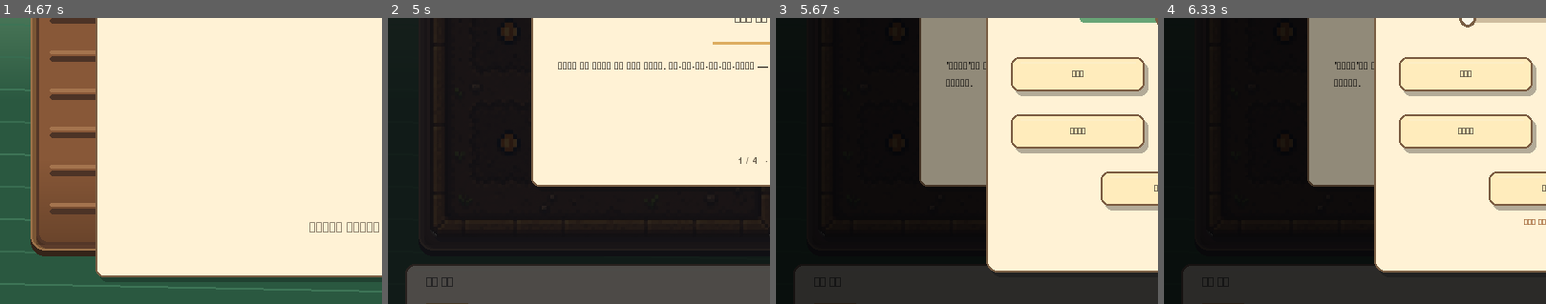
Above: before the commit, frames 1-4 (left to right).
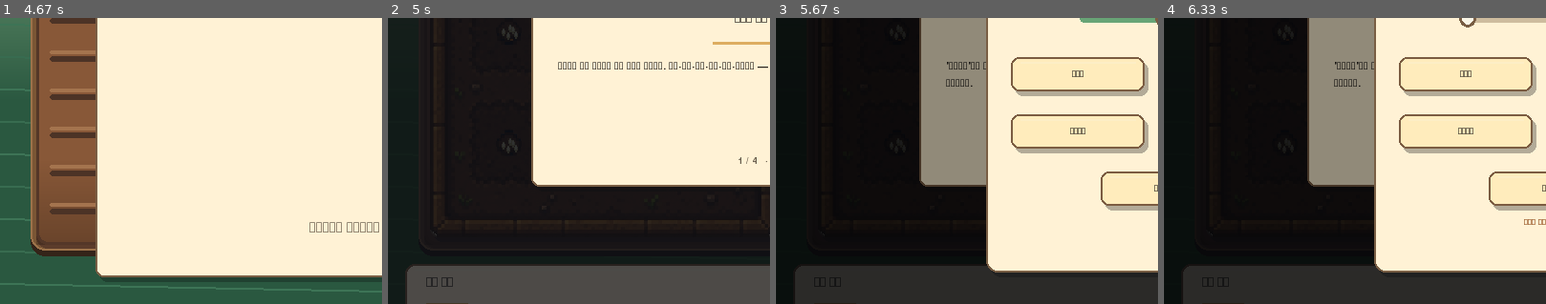
Above: after the commit, the same moments.

Repository: minulx-10/DreamFarm
Game: pygame game, started from main.py
Two runs of this game, one before a commit and one after it. Both use one fixed random seed, a clock stepped at 60 frames per second and the inputs below.
Inputs (mouse positions are % of the whole screen's width and height, from its top left):
- Up to frame 1 (4.67 s): click (50, 43) at 0.38 s; press the mouse at (95, 7) at 0.7 s; move the mouse to (66, 32) at 0.8 s; release the mouse at (37, 57) at 0.93 s; press the mouse at (60, 58) at 1.03 s; move the mouse to (65, 54) at 1.13 s; release the mouse at (70, 51) at 1.27 s; press the mouse at (50, 68) at 1.37 s; move the mouse to (66, 42) at 1.47 s; release the mouse at (82, 16) at 1.6 s; press the mouse at (38, 44) at 1.7 s; move the mouse to (27, 58) at 1.8 s; release the mouse at (16, 72) at 1.93 s; press the mouse at (82, 44) at 2.03 s; move the mouse to (47, 61) at 2.13 s; release the mouse at (12, 78) at 2.27 s; click (50, 87) at 2.38 s; click (40, 59) at 2.72 s; type "ann" at 3 s; tap Enter at 3.33 s; click (66, 32) at 3.55 s; click (59, 18) at 3.88 s; click (55, 22) at 4.22 s; click (48, 39) at 4.55 s
- Up to frame 2 (5 s): click (54, 68) at 4.88 s
- Up to frame 3 (5.67 s): click (44, 72) at 5.22 s; press the mouse at (95, 7) at 5.53 s; move the mouse to (65, 13) at 5.63 s
- Up to frame 4 (6.33 s): release the mouse at (36, 19) at 5.77 s; press the mouse at (40, 58) at 5.87 s; move the mouse to (39, 70) at 5.97 s; release the mouse at (38, 83) at 6.1 s; press the mouse at (50, 38) at 6.2 s; move the mouse to (39, 30) at 6.3 s
The pictures show only the part of the screen within x 0-50%, y 38-88%; the shares and areas given below are measured in that part.

Frame 1 is identical in both runs. In frame 2, 0.1% of the frame differs, in the area x 30-34%, y 2-48%; in frame 3, less than 0.1%; in frame 4, less than 0.1%.

Commit message:
fix: 강제 기다리기 크래시·작물 잠금·작물별 씨앗
- 강제 기다리기 배너의 draw_light_panel(fill/border) 오용을 draw_panel로 교정
  (인게임에서 5턴 강제 기다림 진입 시 TypeError로 종료되던 문제)
- 작물별 씨앗 그래픽 추가(사과=검붉은 씨, 감자=씨감자+싹눈, 벼=볍씨 낟알),
  당근은 기존 밭 이미지 씨앗 유지
- 테스트가 실제 save_*.json을 오염시켜 엔딩 없이도 작물이 해금되던 문제 해결:
  스모크 테스트 저장 경로를 scratch로 격리, 오염된 메타 초기화
- 스모크 테스트에 강제 기다리기(타임아웃/성공) 회귀 검증 추가

Co-Authored-By: Claude Fable 5 <noreply@anthropic.com>

Diff:
--- a/scenes/farm.py
+++ b/scenes/farm.py
@@ -14,7 +14,7 @@
 from core import save_system
 from core.crops import farm_config
 from core.ui import (
-    draw_light_panel, draw_wood_panel, draw_top_bar,
+    draw_light_panel, draw_panel, draw_wood_panel, draw_top_bar,
     draw_bottom_bar, draw_understanding_badge, draw_button, draw_meter_bar,
     wrap_text, mix_color,
 )
@@ -1163,13 +1163,40 @@
         # 밭 이미지(field_bed)의 6개 흙구덩이 중앙 픽셀 위치에 맞게 조율됨 (offset (44, 140) 기준)
         return [(126, 241), (223, 241), (322, 241), (126, 360), (223, 360), (322, 360)]
 
+    def _draw_seeds(self, screen, x, y):
+        """작물별 씨앗 그래픽. 밭 이미지의 기본(주황) 씨앗을 흙 패치로 가린 뒤 그 위에 그린다."""
+        screen.blit(sprites["dirt_patch"], (x - 13, y - 12))
+        crop = game_state.crop
+        if crop == "apple":
+            # 사과 씨앗: 작고 검붉은 물방울 씨앗 몇 알
+            for dx, dy in [(-5, 1), (5, -1), (0, 6)]:
+                pygame.draw.ellipse(screen, (92, 46, 28), (x + dx - 2, y + dy - 3, 5, 8))
+                pygame.draw.ellipse(screen, (150, 92, 56), (x + dx - 1, y + dy - 2, 2, 3))
+        elif crop == "potato":
+            # 씨감자: 둥근 황갈색 덩이 + 싹눈
+            pygame.draw.ellipse(screen, (120, 84, 50), (x - 10, y - 6, 20, 15))
+            pygame.draw.ellipse(screen, (170, 130, 82), (x - 8, y - 5, 15, 11))
+            for ex, ey in [(-3, -1), (3, 2), (0, 4)]:
+                pygame.draw.circle(screen, (92, 62, 38), (x + ex, y + ey), 1)
+        elif crop == "rice":
+            # 볍씨: 물 위에 흩뿌린 옅은 낟알
+            for dx, dy in [(-6, 1), (-1, 5), (4, -1), (7, 4), (1, -3)]:
+                pygame.draw.ellipse(screen, (200, 186, 120), (x + dx - 1, y + dy - 3, 4, 8))
+                pygame.draw.ellipse(screen, (240, 232, 190), (x + dx, y + dy - 2, 2, 4))
+        else:
+            seed = sprites["seed"]
+            screen.blit(seed, (x - seed.get_width() // 2, y - seed.get_height() // 2))
+
     def draw_crop(self, screen, x, y, growth_stage, crop_idx=0):
         # Individual growth variation per crop
         offset_val = self.crop_offsets[crop_idx] if crop_idx < len(self.crop_offsets) else 0
         adj_stage = max(0, growth_stage + offset_val)
 
-        # 밭 이미지 자체에 씨앗이 이미 그려져 있으므로, 싹(stage >= 5)이 나기 전에는 그리지 않고 대기
+        # 싹(stage >= 5)이 나기 전 — 씨앗 단계.
+        # 당근은 밭 이미지에 구워진 주황 씨앗을 그대로 쓰고, 다른 작물은 전용 씨앗으로 갈아 그린다.
         if adj_stage < 5:
+            if game_state.crop != "carrot":
+                self._draw_seeds(screen, x, y)
             return
 
         # 싹이 돋아나면 밭 이미지의 주황색 씨앗 픽셀을 가리기 위해 흙 패치 마스킹 렌더링
@@ -1358,7 +1385,7 @@
 
             # 상단 타이머 박스
             timer_box = pygame.Rect(220, 20, 360, 42)
-            draw_light_panel(screen, timer_box, fill=(255, 230, 230), border=(200, 50, 50))
+            draw_panel(screen, timer_box, fill=(255, 230, 230), border=(200, 50, 50))
 
             timer_font = get_font(16)
             timer_text = f"돌발 상황 해결 중! 남은 시간: {self.forced_wait_timer:.1f}초"
